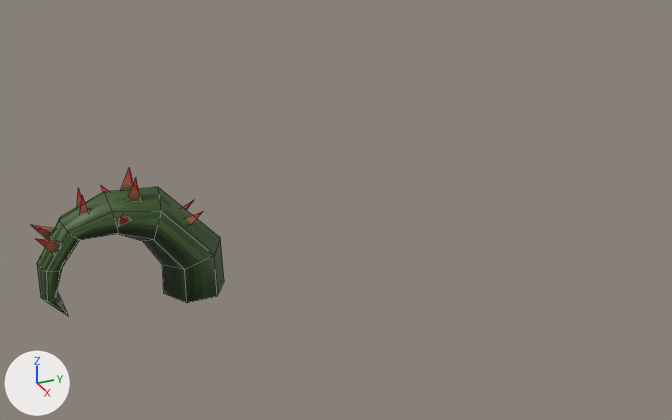
Two versions of the FBX model Assets/Art/Models/Props/Vines_End.fbx, one commit apart.
Before and after are seen from a 50 mm lens placed at (25.8, -12.6, 14.7), pointed at (-0.3, -0.9, 1.7). Every picture has the same lights, and +X, +Y and +Z are marked at lower left. Mesh edges are drawn as thin lines.

The first picture shows 'Vine_End'.
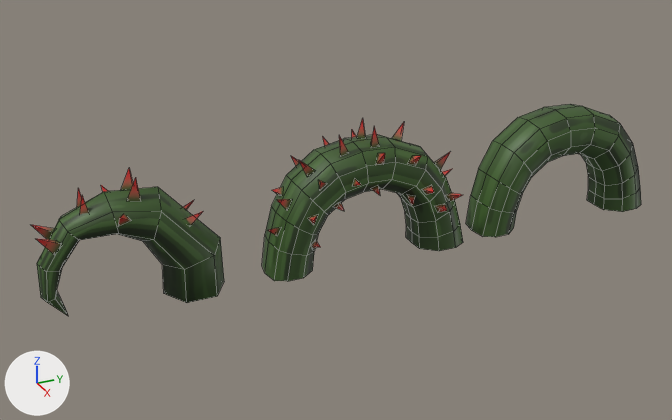
The change, as a list of edits to the scene's bpy script:
```text
Add me_cube_002:
    me_cube_002.from_pydata(...)  # 256 vertices, 210 faces; spans x -1.33..1.34, y -3.59..3.74, z -0.04..4.72
    me_cube_002.materials.append(mat_vine_01)  # picture img_rosevines_png
Add me_cube_001:
    me_cube_001.from_pydata(...)  # 121 vertices, 110 faces; spans x -0.93..0.93, y -3.59..3.74, z -0.04..4.12
    me_cube_001.materials.append(mat_vine_01)  # picture img_rosevines_png
Add ob_vine_u:
    ob_vine_u = bpy.data.objects.new('Vine_U', me_cube_002)
    ob_vine_u.location = (0.0, 0.0, 0.0)
Add ob_vine_walkable:
    ob_vine_walkable = bpy.data.objects.new('Vine_Walkable', me_cube_001)
    ob_vine_walkable.location = (0.0, 7.98, 0.0)
```

Where the change shows, as pixel boxes [x1, y1, x2, y2] in the pictures (672 x 420 px):
'Vine_U', added (green)
    after: [262, 118, 463, 281]
'Vine_Walkable', added (green)
    after: [466, 104, 641, 237]
